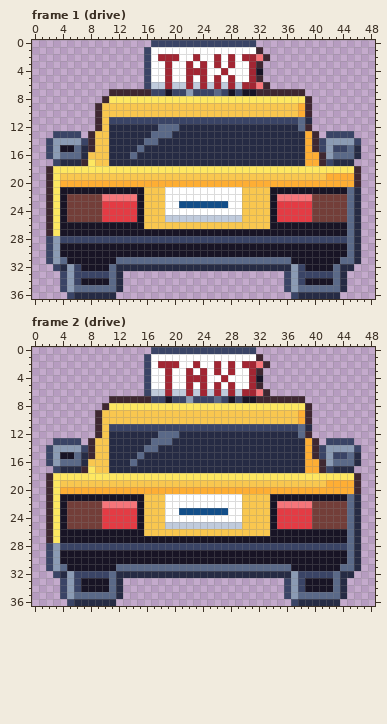
Pixel-art file -- art/depths/taxi@88.aseprite. The first picture shows the starting point.
49x37 pixels, 14 frames. Shown: frame 1 (drive), frame 2 (drive). The commit also changed other frames, which this record leaves out.
After the commit:
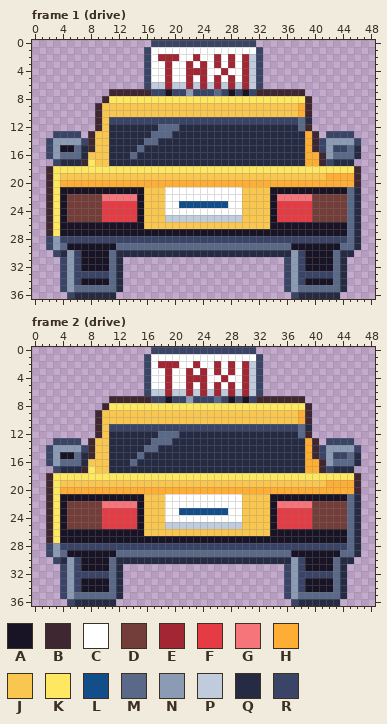
Palette (. is transparent): A #181425  B #3e2731  C #ffffff  D #733e39  E #a22633  F #e43b44  G #f6757a  H #feae34  J #f9c74f  K #fee761  L #124e89  M #5a6988  N #8b9bb4  P #c0cbdc  Q #262b44  R #3a4466
Edits made:
--- frame 1 (drive)
@@ x 28..35 @@
  0 RRRR....
- 1 CCCCB...
- 2 ECEEGB..
- 3 ECCEB...
- 4 CCCEA...
- 5 ECCEB...
- 6 EPEEGB..
- 7 ARAABBBB
+ 1 CCCCR...
+ 2 ECEPR...
+ 3 ECEPR...
+ 4 CCEPR...
+ 5 ECEPR...
+ 6 EPEPR...
+ 7 ARARBBBB
  8 KKKKKKKK
@@ x 0..48 @@
 28 ..RNRRRRRRRRRRRRRRRRRRRRRRRRRRRRRRRRRRRRRRRRRMQ..
-29 ..RNAAAAAAAAAAAAAAAAAAAAAAAAAAAAAAAAAAAAAAAAAMQ..
-30 ..RNAAAAAAAAAAAAAAAAAAAAAAAAAAAAAAAAAAAAAAAAAMQ..
-31 ..RNMAAAAAAAMMMMMMMMMMMMMMMMMMMMMMMMMAAAAAAAMMQ..
-32 ...RQNRAAAAMQQQQQQQQQQQQQQQQQQQQQQQQQNRAAAAMQQ...
+29 ..RNMAAAAAAAMMMMMMMMMMMMMMMMMMMMMMMMMAAAAAAAMMQ..
+30 ...RQNRAAAAMQQQQQQQQQQQQQQQQQQQQQQQQQNRAAAAMQQ...
+31 ....RNRAAAAMQ.......................RNRAAAAMQ....
+32 ....RNRAAAAMQ.......................RNRAAAAMQ....
 33 ....RNRRRRRMQ.......................RNRRRRRMQ....
--- frame 2 (drive)
@@ x 28..35 @@
  0 RRRR....
- 1 CCCCB...
- 2 ECEEGB..
- 3 ECCEB...
- 4 CCCEA...
- 5 ECCEB...
- 6 EPEEGB..
- 7 ARAABBBB
+ 1 CCCCR...
+ 2 ECEPR...
+ 3 ECEPR...
+ 4 CCEPR...
+ 5 ECEPR...
+ 6 EPEPR...
+ 7 ARARBBBB
  8 KKKKKKKK
@@ x 0..48 @@
 28 ..RNRRRRRRRRRRRRRRRRRRRRRRRRRRRRRRRRRRRRRRRRRMQ..
-29 ..RNAAAAAAAAAAAAAAAAAAAAAAAAAAAAAAAAAAAAAAAAAMQ..
-30 ..RNAAAAAAAAAAAAAAAAAAAAAAAAAAAAAAAAAAAAAAAAAMQ..
-31 ..RNMAAAAAAAMMMMMMMMMMMMMMMMMMMMMMMMMAAAAAAAMMQ..
-32 ...RQNRRRRRMQQQQQQQQQQQQQQQQQQQQQQQQQNRRRRRMQQ...
+29 ..RNMAAAAAAAMMMMMMMMMMMMMMMMMMMMMMMMMAAAAAAAMMQ..
+30 ...RQNRAAAAMQQQQQQQQQQQQQQQQQQQQQQQQQNRAAAAMQQ...
+31 ....RNRAAAAMQ.......................RNRAAAAMQ....
+32 ....RNRRRRRMQ.......................RNRRRRRMQ....
 33 ....RNRAAAAMQ.......................RNRAAAAMQ....
Boxes around the changes in both pictures, in picture pixels (x1, y1, x2, y2):
changed: (242, 47, 270, 96)
changed: (46, 243, 305, 271)
changed: (333, 243, 361, 271)
changed: (242, 354, 270, 403)
changed: (46, 550, 305, 578)
changed: (333, 550, 361, 578)
